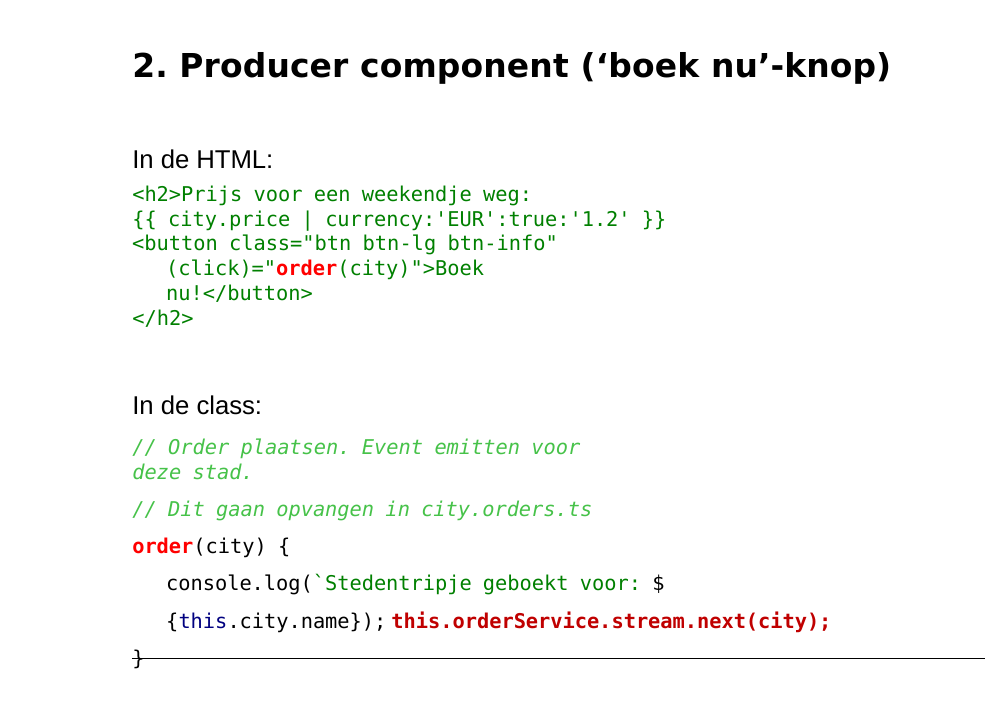
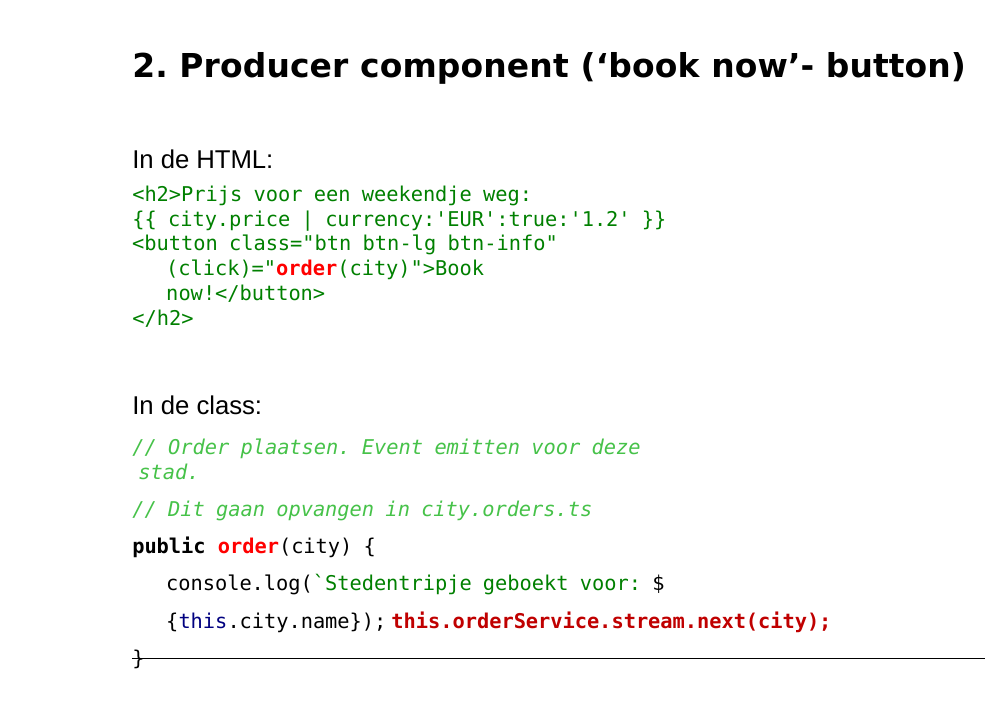
Before and after one commit to petereijgermans11/workshop-angular10, a slide deck: slide 38 of PPT/04- Angular Component Tree.pptx (slide 37 before the commit). Drawn at 1008x713 pixels with LibreOffice and Linux fonts; fonts in the diff are those of the drawing. Boxes give left, top, right and bottom in pixels: in the first picture for what was removed or moved away, otherwise in the second. Text is boxed around its words. In the diff, an @@ line names an element or a change of style, - is before the commit and + after.

```diff
--- a/PPT/04- Angular Component Tree.pptx
+++ b/PPT/04- Angular Component Tree.pptx
@@ title at bbox=[132, 52, 966, 84]: text changed @@
-2. Producer component (‘boek nu’-knop)
+2. Producer component (‘book now’- button)
@@ text at bbox=[132, 234, 558, 302]: text changed @@
-<button class="btn btn‐lg btn‐info" (click)="order(city)">Boek nu!</button>
+<button class="btn btn‐lg btn‐info" (click)="order(city)">Book now!</button>
@@ text at bbox=[132, 537, 353, 558]: text changed; bold on @@
-order(city) {
+public order(city) {
```
Also in this commit, not shown: 25 other slides changed, 6 slides added, 5 slides removed, 9 other files.
